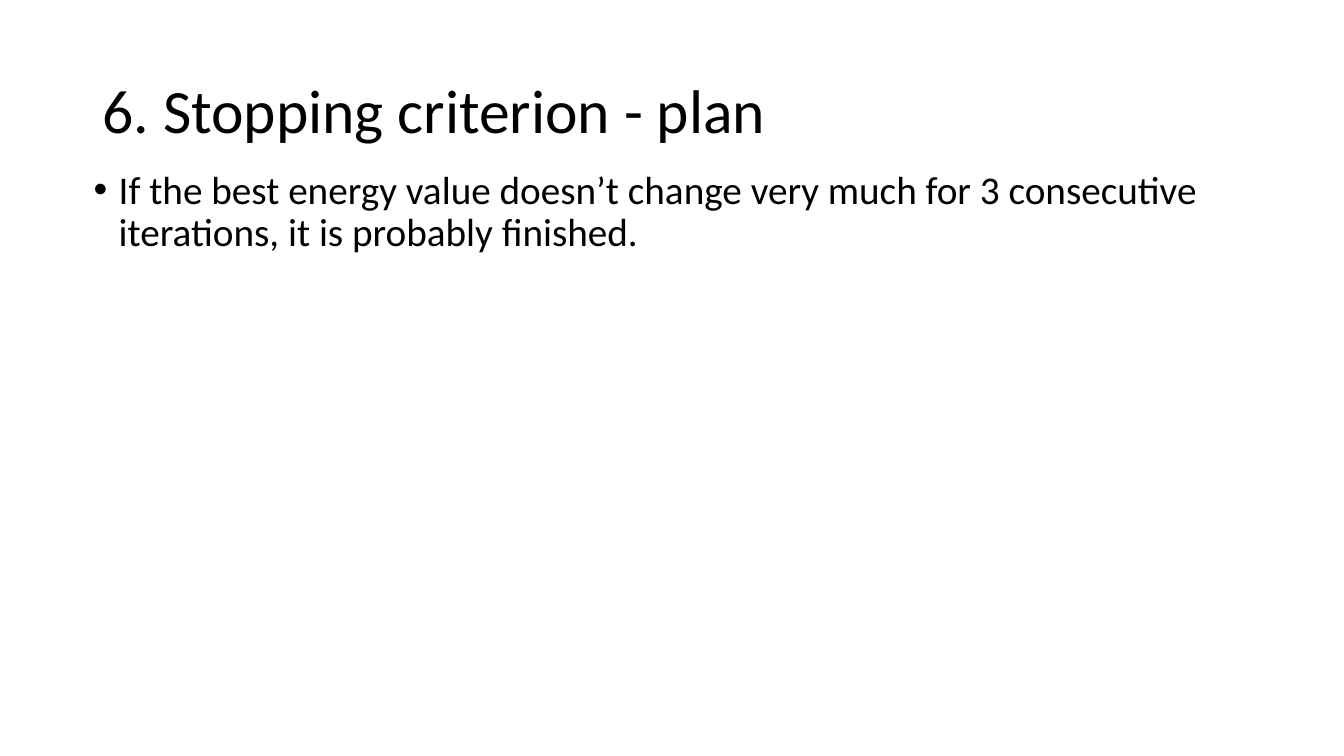
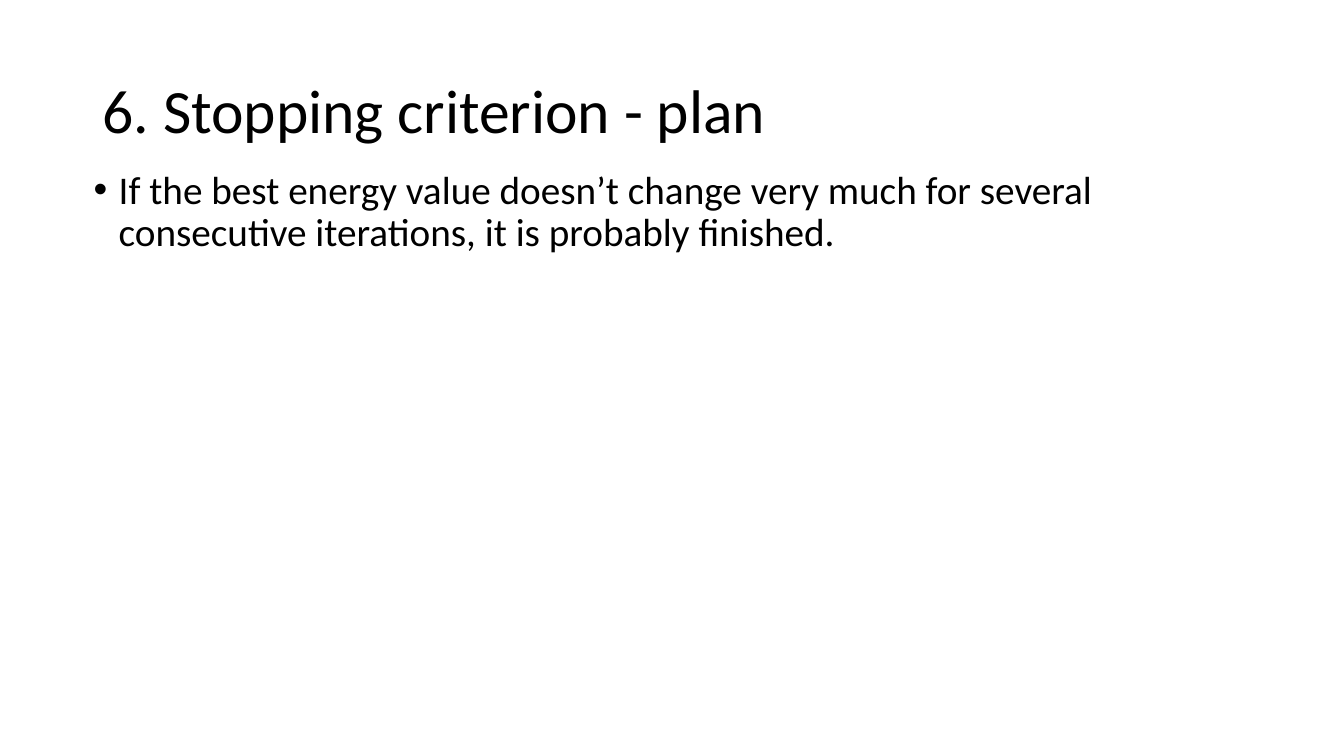
Before and after one commit to Sophie-Turner/GeOpt, a slide deck: slide 15 of Documentation/Sprint2/Presentation.pptx. Drawn at 1344x756 pixels with LibreOffice and Linux fonts; fonts in the diff are those of the drawing. Boxes give left, top, right and bottom in pixels: in the first picture for what was removed or moved away, otherwise in the second. Text is boxed around its words. In the diff, an @@ line names an element or a change of style, - is before the commit and + after.

```diff
--- a/Documentation/Sprint2/Presentation.pptx
+++ b/Documentation/Sprint2/Presentation.pptx
@@ text at [119, 176, 1092, 253]: text changed @@
-• If the best energy value doesn’t change very much for 3 consecutive iterations, it is probably finished.
+• If the best energy value doesn’t change very much for several consecutive iterations, it is probably finished.
```
Also in this commit, not shown: 3 other slides changed, 1 slide removed.
